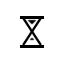
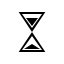
Revision of a layered 64 x 64 image; what changed, layer by layer:
hid group "hourglass" (1st of 3) (4 layers) over 20, 16, 44, 48
added layer "hourglass" (3rd of 3) above "inner" over 18, 12, 46, 52
